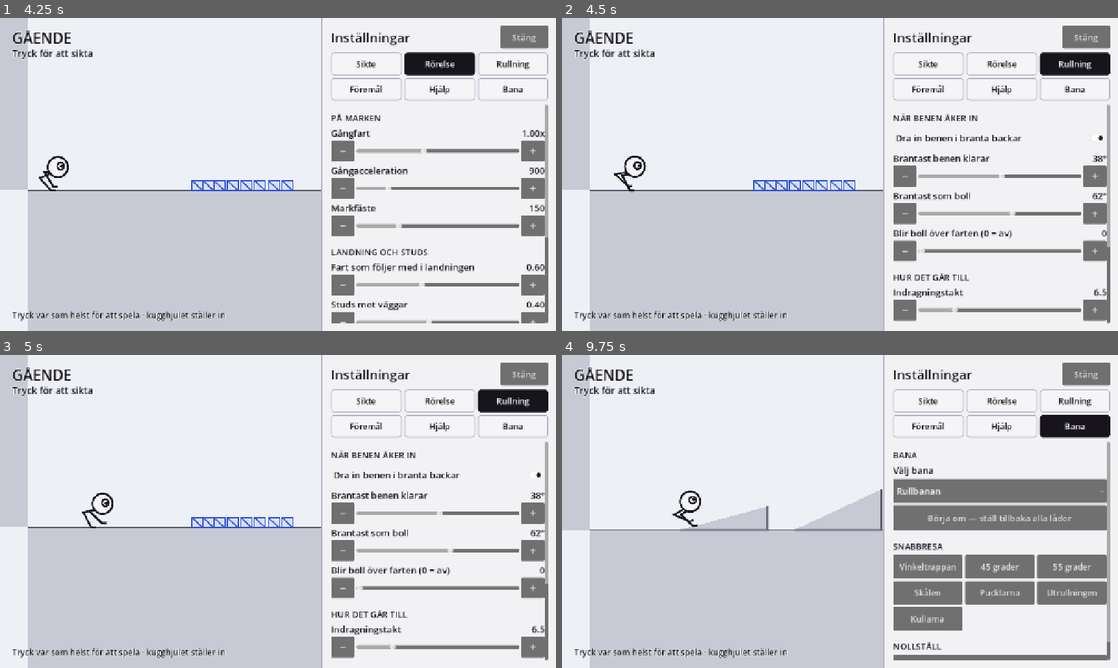
Above: before the commit, frames 1-4 (two rows, left to right).
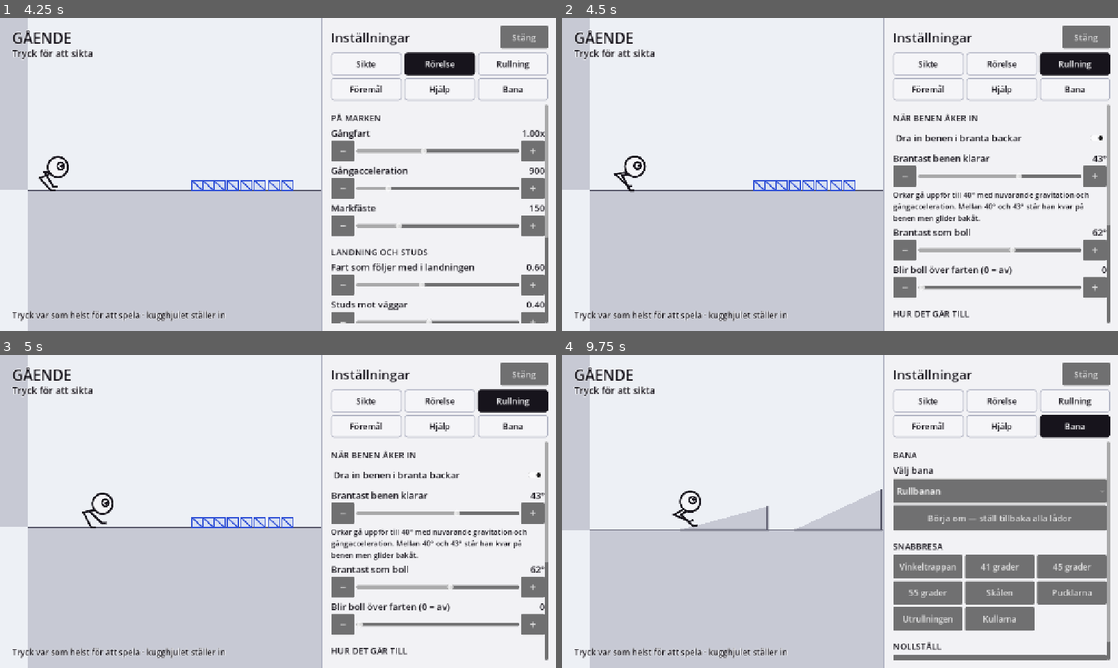
Above: after the commit, the same moments.

Repository: ojojboll-ui/Robo-ball
Game: Godot game, scene res://main/main.tscn
Same seed, same stepped clock (60 frames per second), same inputs: the game is played once before the commit and once after it.
Inputs:
- Up to frame 1 (4.25 s): click "⚙" at 0.5 s; click "Stäng" at 1.25 s; click "⚙" at 2 s; click "Sikte" at 2.75 s; click "Rörelse" at 3.5 s
- Up to frame 2 (4.5 s): click "Rullning" at 4.25 s
- Up to frame 3 (5 s): no input
- Up to frame 4 (9.75 s): click "Föremål" at 5 s; click "Hjälp" at 5.75 s; click "Bana" at 6.5 s; click "Start" at 7.25 s; click "Start" at 8 s; click "Lekplatsen" at 8.75 s; click "Börja om — ställ tillbaka all…" at 9.5 s

Frame 1 is identical in both runs. In frame 2, 5.3% of the frame differs, in the area x 59-99%, y 44-97%; in frame 3, 5.3%; in frame 4, 1.4%.

Commit message:
Sätt benens gräns till 43°, och låt farten följa med över kanter
Provspelat: 43° känns rätt, mot 38 som var en gissning. Mätningen säger varför.
Med grundvärdena orkar RB gå uppför till 40° — gränsen är inte en inställning
utan asin(gångacceleration / gravitation), och mätningen träffar formeln på
tiondelen. Vid 38 åkte alltså benen in i backar han fortfarande kunde gå uppför.
Vid 43 åker de in ungefär när klättrandet ändå var kört, och kvar blir ett smalt
spann på 41–42° där han står kvar men glider bakåt. Panelens Rullning-flik
räknar ut och skriver ut klättergränsen under reglaget, så tempoändringar inte
tyst flyttar den. Sparade profiler som står på gamla 38 flyttas över.

Sedan speltestets andra fynd: han sträckte ut benen så fort han for över en
kant och tappade farten. Tre fel, alla mätta:

- Kanten han rullade *ut ifrån* räknades som en vägg han kört in i, och
  vändningen tog hela farten. Nu läses väggens normal — kör han bort från
  ytan händer ingenting.
- Markfästet höll kvar honom mot hörnet och vred farten nedför kanten. En boll
  kan inte följa ett krön snabbare än tyngden räcker till svängen, så krönet
  släpper nu när v²/r överstiger vad gravitationen plus markfästet orkar.
- Att skrapa emot hörnet på väg ut räknades som en landning, tre gånger på väg
  ut från samma avsats. Bara rörelse in i ytan är en landning.

Och det han bad om rakt ut: är han boll när han lämnar marken förblir han boll
i luften. Resultat 306 px/s in i kanten, 303 ut — 99 % mot 43 % förut, och han
landar rullande i stället för att bindas vid gångfarten 130.

Skålen och pucklarna mättes före och efter: samma pendling, samma antal lyft.

Nya inställningar: "Förbli boll i luften" och krönsläppet, båda avstängbara.
Vinkeltrappan har fått ett steg på 41° som visar spannet där han står kvar men
glider bakåt, och docs/METRICS.md samlar alla mätta mått — kropp, backar, hopp,
takhöjder — som underlag för banbygge. Dokumenterade, inte låsta.

Co-Authored-By: Claude Opus 5 <noreply@anthropic.com>
Claude-Session: https://claude.ai/code/session_01BFuXiawrAFSoffrH8t6SUi

Diff:
--- a/game/actor/robo_ball.gd
+++ b/game/actor/robo_ball.gd
@@ -57,6 +57,8 @@
 var _air_jumps_used := 0
 var _aim_from_air := false
 var _airborne_frames := 0
+## Lämnade han marken som boll? Då stannar han boll hela vägen genom luften.
+var _left_ground_rolling := false
 ## Farten i bildrutan innan kollisionen löstes. move_and_slide skär bort
 ## komponenten in i ytan, så efter den är rörelsen mot marken redan borta —
 ## läser landningen därifrån har den ingenting att bevara.
@@ -137,7 +139,10 @@
 	_move(delta)
 	_push_things(0.5)
 
-	if is_on_wall():
+	# Bara en vägg han faktiskt kör in i. Kanten han rullar *ut ifrån* räknas
+	# också som vägg av motorn, och att vända på farten där tog allt han byggt
+	# upp — mätt gick 306 px/s till noll på en vanlig avsats.
+	if is_on_wall() and _driving_into_wall():
 		_hit_wall()
 
 	if not is_on_floor():
@@ -146,16 +151,58 @@
 		_airborne_frames += 1
 		if _airborne_frames > 3:
 			velocity = tangent() * ground_speed
+			_left_ground_rolling = state == State.ROLL
 			_set_state(State.AIR)
 		return
 	_airborne_frames = 0
 
-	ground_normal = get_floor_normal()
+	var next_normal := get_floor_normal()
+	if Settings.crest_release and _leaves_crest(ground_normal, next_normal, delta):
+		# Farten behåller riktningen den hade *före* kanten. Det är det som gör
+		# att han far ut i en båge i stället för att vika av nedåt utmed hörnet.
+		velocity = tangent() * ground_speed
+		_left_ground_rolling = state == State.ROLL
+		_set_state(State.AIR)
+		return
+	ground_normal = next_normal
 	if not is_zero_approx(ground_speed):
 		facing = 1 if ground_speed > 0.0 else -1
 	if Settings.ledge_guard and state == State.WALK and not _ground_ahead():
 		_turn_around()
 	_update_stance()
+
+## Kör han in i väggen, eller bort från den? Motorn kallar allt brantare än
+## golvvinkeln för vägg, och kanten han just lämnat är en sådan yta.
+func _driving_into_wall() -> bool:
+	var n := get_wall_normal()
+	return n.length() > 0.1 and velocity.dot(n) < 0.0
+
+## Ett krön håller bara så länge tyngden räcker till svängen.
+##
+## En boll som rullar över en kant kan inte följa hörnet: att svänga kräver
+## v²/r i centripetalkraft, och finns den inte lämnar han underlaget. Det är
+## därför man far ut i en båge från en avsats i stället för att glida ner utmed
+## kanten. Utan den här räkningen höll markfästet kvar honom mot hörnet och vred
+## farten nedåt — mätt tappade han halva farten på en helt vanlig avsats, och
+## resten tog vägghanteringen.
+##
+## Krökningsradien läses ur hur mycket ytans normal vred sig den här bildrutan:
+## r = fart · dt / dvinkel, alltså blir kravet fart · dvinkel / dt.
+func _leaves_crest(before: Vector2, after: Vector2, delta: float) -> bool:
+	if delta <= 0.0 or before.length() < 0.1 or after.length() < 0.1:
+		return false
+	var speed := absf(ground_speed)
+	var turn := absf(before.angle_to(after))
+	if turn < 0.0001 or speed < 1.0:
+		return false
+	# Bara konvext: ytan ska luta mer nedför i färdriktningen än den gjorde.
+	var t_before := Vector2(-before.y, before.x)
+	var t_after := Vector2(-after.y, after.x)
+	if signf(ground_speed) * (t_after.y - t_before.y) <= 0.0:
+		return false
+	var needed := speed * turn / delta
+	var available := Settings.rb_gravity * maxf(after.dot(Vector2.UP), 0.0) + Settings.ground_stick
+	return needed > available
 
 func _process_aim(delta: float) -> void:
 	velocity = Vector2.ZERO
@@ -196,13 +243,38 @@
 	_move(delta)
 	_push_things(1.0)
 
-	if is_on_floor():
+	# Att nudda marken är inte samma sak som att landa. Rullar han ut över en
+	# kant skrapar bollen fortfarande mot hörnet den bildruta han lämnar det, och
+	# att kalla det en landning satte ner honom igen med farten vriden nedför
+	# kanten — han hann landa och lyfta tre gånger på väg ut från en avsats. Bara
+	# en rörelse *in i* ytan är en landning.
+	if is_on_floor() and velocity.dot(get_floor_normal()) <= 0.0:
 		_land()
 	elif is_on_wall():
-		velocity.x = -velocity.x * Settings.wall_bounce
+		_hit_wall_in_air()
 
 	if global_position.y > _start_position.y + 1400.0:
 		respawn()
+
+## En vägg i luften tar bara farten *in i* väggen, aldrig farten längs den.
+##
+## Tidigare nollställdes hela x-farten så fort motorn rapporterade en vägg. Det
+## gjorde att en boll som rullade ut över en kant tappade allt: kanten han just
+## lämnat räknas som en vägg medan han faller förbi dess lodräta sida, och han
+## föll rakt ner utmed den i stället för att flyga ut i en båge. Mätt tappade ett
+## utrullande RB 57 % av sin fart på ett hörn han inte ens körde in i.
+##
+## Nu läses väggens normal: rör han sig bort från väggen händer ingenting alls,
+## och kör han in i den försvinner bara den komponenten (med studsen ovanpå).
+## Det är samma räkning som en boll som studsar snett mot en vägg gör.
+func _hit_wall_in_air() -> void:
+	var n := get_wall_normal()
+	if n.length() < 0.1:
+		return
+	var into := velocity.dot(n)
+	if into >= 0.0:
+		return
+	velocity -= n * into * (1.0 + Settings.wall_bounce)
 
 ## Landningen bevarar rörelsemängden på två sätt.
 ##
@@ -216,6 +288,7 @@
 ## där finns ingen riktning att dirigera farten åt.
 func _land() -> void:
 	_airborne_frames = 0
+	_left_ground_rolling = false
 	ground_normal = get_floor_normal()
 	# Fötterna har hängt under kroppen under fallet. Sätt ner dem på underlaget
 	# vid landningen — annars står de kvar i luften och benen ser lösa ut.
@@ -313,6 +386,9 @@
 var _auto_angle := 90.0
 
 func _launch() -> void:
+	# Ett hopp är en handling med benen: han skjuter ifrån och far iväg som RB,
+	# inte som en boll som råkar vara i luften.
+	_left_ground_rolling = false
 	if _aim_from_air:
 		_air_jumps_used += 1
 	var a := deg_to_rad(aim_deg)
@@ -339,7 +415,14 @@
 func _wants_ball() -> bool:
 	if state == State.ROLL:
 		return true
-	if state != State.AIR or not Settings.auto_roll or not Settings.tuck_before_landing:
+	if state != State.AIR or not Settings.auto_roll:
+		return false
+	# Rullade han ut över en kant är han fortfarande en boll i luften. Att
+	# sträcka ut benen mitt i flykten och landa på fötterna kostade honom farten
+	# han byggt upp — och farten är hela poängen med att han blivit boll.
+	if Settings.keep_ball_airborne and _left_ground_rolling:
+		return true
+	if not Settings.tuck_before_landing:
 		return false
 	return _incoming_slope() > Settings.leg_max_slope
 
@@ -389,6 +472,7 @@
 	_smooth_normal = Vector2.UP
 	facing = 1
 	_air_jumps_used = 0
+	_left_ground_rolling = false
 	_legs.reset(self, Vector2.UP)
 	_set_state(State.WALK)
 
--- a/game/core/settings.gd
+++ b/game/core/settings.gd
@@ -73,7 +73,7 @@
 var tuck_lookahead := 0.30     ## sekunder framåt han känner av landningen
 
 ## Markkontrollern och rullningen
-var leg_max_slope := 38.0      ## grader, brantast benen klarar innan de åker in
+var leg_max_slope := 43.0      ## grader, brantast benen klarar innan de åker in
 var roll_max_slope := 62.0     ## grader, brantast han håller sig kvar som boll
 var roll_friction := 30.0      ## px/s², rullmotstånd
 ## Över den här farten drar han in benen oavsett hur flack marken är. 0 = av.
@@ -81,6 +81,8 @@
 ## han fort nog blir han en boll, och då gäller andra regler.
 var roll_speed := 0.0
 var auto_roll := true          ## dra in benen automatiskt i branta lutningar
+var keep_ball_airborne := true ## är han boll när han lämnar marken förblir han boll
+var crest_release := true      ## släpper underlaget på krön där farten inte kan följa det
 var level_index := 0
 var panel_tab := 0            ## vilken flik i inställningspanelen som var öppen
 
@@ -134,6 +136,8 @@
 		"roll_max_slope": roll_max_slope,
 		"roll_friction": roll_friction,
 		"auto_roll": auto_roll,
+		"keep_ball_airborne": keep_ball_airborne,
+		"crest_release": crest_release,
 		"level_index": level_index,
 		"panel_tab": panel_tab,
 	}
@@ -175,6 +179,8 @@
 	roll_max_slope = float(data.get("roll_max_slope", roll_max_slope))
 	roll_friction = float(data.get("roll_friction", roll_friction))
 	auto_roll = bool(data.get("auto_roll", auto_roll))
+	keep_ball_airborne = bool(data.get("keep_ball_airborne", keep_ball_airborne))
+	crest_release = bool(data.get("crest_release", crest_release))
 	level_index = int(data.get("level_index", level_index))
 	panel_tab = int(data.get("panel_tab", panel_tab))
 	changed.emit()
@@ -205,6 +211,11 @@
 				and is_equal_approx(float(data.get("aim_max_deg", 0.0)), 370.0):
 			data.erase("aim_min_deg")
 			data.erase("aim_max_deg")
+		# Samma sak för benens gräns: 38 grader var en gissning, 43 är
+		# provspelat. En profil som står kvar på den gamla siffran bara för att
+		# den råkade sparas är inte ett val någon gjort.
+		if is_equal_approx(float(data.get("leg_max_slope", 0.0)), 38.0):
+			data.erase("leg_max_slope")
 		apply(data)
 
 func notify_changed() -> void:
--- a/game/ui/tuning_panel.gd
+++ b/game/ui/tuning_panel.gd
@@ -30,6 +30,7 @@
 var _gear: Button
 var _travel: GridContainer
 var _tempo_note: Label
+var _climb_note: Label
 ## Uppslag från reglagets rubrik till dess delar, så att värden som ändrats
 ## någon annanstans (tempoknapparna) kan skrivas tillbaka i gränssnittet.
 var _rows_by_title: Dictionary = {}
@@ -176,6 +177,7 @@
 	_rows_by_title.clear()
 	_travel = null
 	_tempo_note = null
+	_climb_note = null
 	if _scroll:
 		_scroll.scroll_vertical = 0
 
@@ -186,6 +188,7 @@
 		4: _tab_help()
 		5: _tab_level()
 		_: _tab_aim()
+	_update_climb_note()
 
 func _tab_aim() -> void:
 	_section("Pilen")
@@ -238,6 +241,11 @@
 		func(v: bool) -> void: Settings.auto_roll = v)
 	_slider("Brantast benen klarar", 15.0, 60.0, 1.0, Settings.leg_max_slope,
 		func(v: float) -> void: Settings.leg_max_slope = v, "%.0f°")
+	_climb_note = Label.new()
+	_climb_note.add_theme_font_size_override("font_size", 17)
+	_climb_note.add_theme_color_override("font_color", Palette.INK)
+	_climb_note.autowrap_mode = TextServer.AUTOWRAP_WORD
+	_rows.add_child(_climb_note)
 	_slider("Brantast som boll", 30.0, 85.0, 1.0, Settings.roll_max_slope,
 		func(v: float) -> void: Settings.roll_max_slope = v, "%.0f°")
 	_slider("Blir boll över farten (0 = av)", 0.0, 900.0, 10.0, Settings.roll_speed,
@@ -246,6 +254,8 @@
 	_section("Hur det går till")
 	_slider("Indragningstakt", 1.5, 25.0, 0.5, Settings.tuck_speed,
 		func(v: float) -> void: Settings.tuck_speed = v, "%.1f")
+	_check("Förbli boll i luften", Settings.keep_ball_airborne,
+		func(v: bool) -> void: Settings.keep_ball_airborne = v)
 	_check("Förbered rullning i luften", Settings.tuck_before_landing,
 		func(v: bool) -> void: Settings.tuck_before_landing = v)
 	_slider("Hur långt fram han känner av landningen", 0.05, 0.8, 0.05, Settings.tuck_lookahead,
@@ -376,7 +386,26 @@
 	_sync("Gravitation", Settings.rb_gravity)
 	_sync("Hoppkraft", Settings.jump_power)
 
+## Hur brant RB orkar gå uppför är ingen inställning utan en följd av två andra:
+## han klättrar så länge gravitationens komponent längs backen är mindre än vad
+## benen orkar accelerera, alltså upp till asin(gångacceleration / gravitation).
+## Mätt stämmer formeln på tiondelen. Sätts benens gräns högre än så finns ett
+## spann där han står kvar på fötterna men glider bakåt — värt att se, inte gissa.
+func _update_climb_note() -> void:
+	if _climb_note == null:
+		return
+	var ceiling := rad_to_deg(asin(clampf(Settings.walk_accel / maxf(Settings.rb_gravity, 1.0), 0.0, 1.0)))
+	var text := "Orkar gå uppför till %.0f° med nuvarande gravitation och gångacceleration." % ceiling
+	var gap := Settings.leg_max_slope - ceiling
+	if gap > 1.0:
+		text += " Mellan %.0f° och %.0f° står han kvar på benen men glider bakåt." % [
+			ceiling, Settings.leg_max_slope]
+	elif gap < -1.0:
+		text += " Benen åker in redan vid %.0f°, alltså innan han slutar orka." % Settings.leg_max_slope
+	_climb_note.text = text
+
 func _update_tempo_note() -> void:
+	_update_climb_note()
 	if _tempo_note == null:
 		return
 	var g: float = Settings.rb_gravity
--- a/game/world/levels.gd
+++ b/game/world/levels.gd
@@ -163,8 +163,11 @@
 				GROUND_Y - cube.y * 0.5 - row * (cube.y + 2)), "size": cube})
 
 	var ramps: Array = []
-	# Vinkeltrappan: 15, 25, 35, 45 och 55 grader bredvid varandra.
-	var angles := [15.0, 25.0, 35.0, 45.0, 55.0]
+	# Vinkeltrappan: 15, 25, 35, 41, 45 och 55 grader bredvid varandra. De tre
+	# sista ligger tätt med flit — de spänner över de två gränserna. Vid 41
+	# står han kvar på benen men orkar inte hela vägen upp (klättergränsen går
+	# vid 40 med grundvärdena), vid 45 åker benen in. Se docs/METRICS.md.
+	var angles := [15.0, 25.0, 35.0, 41.0, 45.0, 55.0]
 	for i in angles.size():
 		ramps.append(ramp(140.0 + i * 250.0, 190.0, angles[i]))
 	# Skålen.
@@ -193,8 +196,9 @@
 		"crates": crates,
 		"spawns": [
 			{"name": "Vinkeltrappan", "pos": Vector2(160, GROUND_Y - 60)},
-			{"name": "45 grader", "pos": Vector2(900, GROUND_Y - 60)},
-			{"name": "55 grader", "pos": Vector2(1150, GROUND_Y - 60)},
+			{"name": "41 grader", "pos": Vector2(900, GROUND_Y - 60)},
+			{"name": "45 grader", "pos": Vector2(1150, GROUND_Y - 60)},
+			{"name": "55 grader", "pos": Vector2(1400, GROUND_Y - 60)},
 			{"name": "Skålen", "pos": Vector2(1700, 320)},
 			{"name": "Pucklarna", "pos": Vector2(2700, GROUND_Y - 60)},
 			{"name": "Utrullningen", "pos": Vector2(3700, 250)},
Not shown, changed: README.md
Not shown, changed: docs/DECISIONS.md
Not shown, changed: docs/DESIGN.md
Not shown, added: docs/METRICS.md
